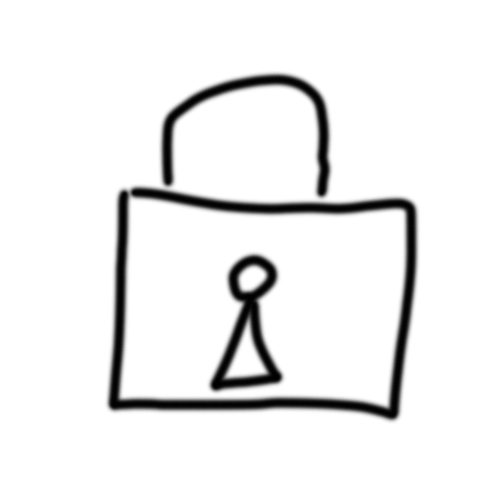
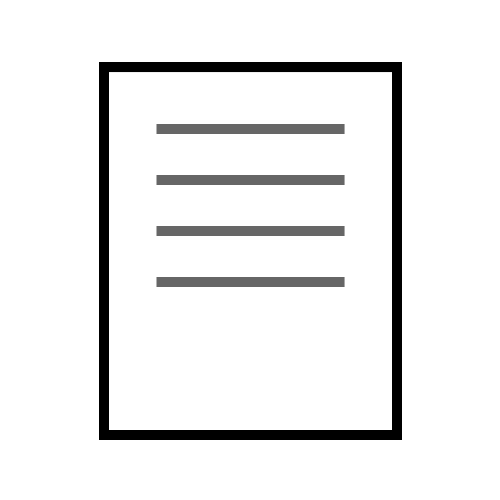
Revision of a layered w=500, h=500 image; what changed, layer by layer:
hid group "other" (1 layers) over (104, 70, 421, 437)
painted on "readonly" over (104, 70, 421, 437)
showed group "bases" (3 layers) over (99, 62, 421, 440)
added layer "File" (1st of 2, in "bases") in group "bases" over (99, 62, 402, 440)
hid "背景" over (99, 62, 421, 440)
